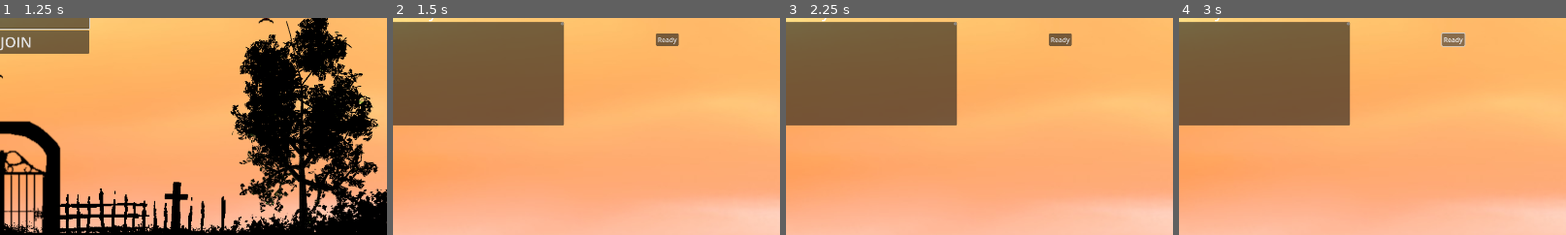
Above: before the commit, frames 1-4 (left to right).
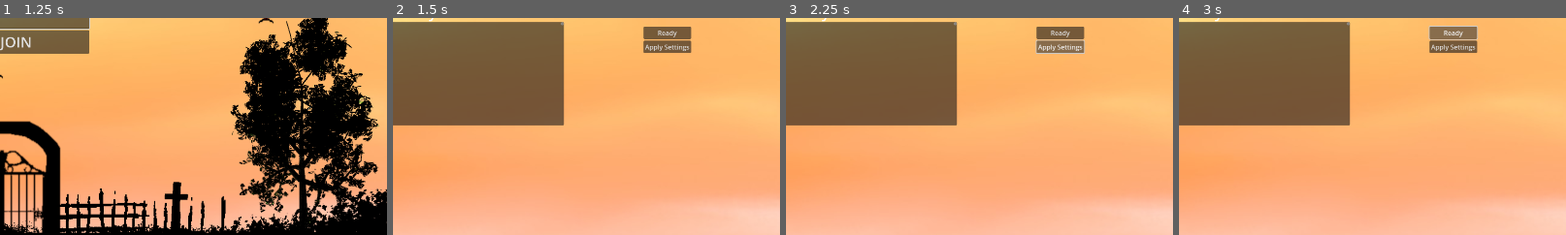
Above: after the commit, the same moments.

Repository: miikapalosaari/werewolfgame
Game: Godot game, scene res://scenes/MainMenu.tscn
Two runs of this game, one before a commit and one after it. Both use one fixed random seed, a clock stepped at 60 frames per second and the inputs below.
Inputs (mouse positions are % of the whole screen's width and height, from its top left):
- Up to frame 1 (1.25 s): click (50, 26) at 0.52 s; type "12" at 0.6 s; click (50, 37) at 0.75 s; type "12" at 0.83 s
- Up to frame 2 (1.5 s): click "JOIN" at 1.25 s
- Up to frame 3 (2.25 s): click (83, 44) at 2 s, where only the run after the commit has a clickable "Apply Settings"
- Up to frame 4 (3 s): click "Ready" at 2.75 s
The pictures show only the part of the screen within x 48-98%, y 37-87%; the shares and areas given below are measured in that part.

Frame 1 is identical in both runs. In frame 2, 1.3% of the frame differs, in the area x 64-78%, y 4-17%; in frame 3, 1.4%; in frame 4, 1.4%.

Commit message:
Lisätty state snapshottiin myös roolit ja roolien määrät, jotta leader pystyy vaihtamaan asetuksia, kuten kuinka monta kutakin roolia jaetaan pelissä. Tehty lobby skriptiin funktio, joka luo jokaiselle ladatulle roolille oman spinboxin, jossa on roolin nimi ja inputfield, jota, muuttamalla valitaan roolien määrä tulevassa pelissä

Diff:
--- a/scenes/LobbyScene.tscn
+++ b/scenes/LobbyScene.tscn
@@ -48,6 +48,10 @@
 layout_mode = 2
 size_flags_vertical = 4
 text = "Ready"
+
+[node name="ApplySettingsButton" type="Button" parent="VBoxContainer"]
+layout_mode = 2
+text = "Apply Settings"
 
 [node name="Panel" type="Panel" parent="."]
 layout_mode = 1
@@ -102,4 +106,12 @@
 layout_mode = 2
 size_flags_horizontal = 3
 
+[node name="RoleSettingsContainer" type="VBoxContainer" parent="."]
+layout_mode = 0
+offset_left = 572.0
+offset_top = 53.0
+offset_right = 612.0
+offset_bottom = 93.0
+
 [connection signal="pressed" from="VBoxContainer/ReadyButton" to="." method="_on_ready_button_pressed"]
+[connection signal="pressed" from="VBoxContainer/ApplySettingsButton" to="." method="_on_apply_settings_button_pressed"]
--- a/scripts/GameManager.gd
+++ b/scripts/GameManager.gd
@@ -17,6 +17,7 @@
 var roles: Dictionary = {}
 var pendingActions: Array = []
 var votes: Dictionary = {}
+var roleCounts: Dictionary = {}
 
 func _ready() -> void:
 	if not OS.has_feature("dedicated_server"):
@@ -65,6 +66,17 @@
 		get_tree().change_scene_to_file("res://scenes/MainScene.tscn")
 	broadcastState()
 
+@rpc("any_peer", "call_remote")
+func updateRoleCounts(newCounts: Dictionary):
+	if multiplayer.get_remote_sender_id() != lobbyLeader:
+		print("Only lobby leader can update role counts")
+		return
+
+	roleCounts = newCounts
+	print("Updated role counts:", roleCounts)
+	broadcastState()
+
+
 func onPlayerConnected(peerID) -> void:
 	print("Player connected (" + str(peerID) + ")")
 	players[peerID] = {
@@ -102,6 +114,8 @@
 		"round": currentRound,
 		"players": players,
 		"leader": lobbyLeader,
+		"roles": roles,
+		"roleCounts": roleCounts,
 		"selfID": peerID
 	}
 
@@ -122,3 +136,6 @@
 	var peerIDs := players.keys()
 	peerIDs.sort()
 	return peerIDs[0]
+
+func assignRoles() -> void:
+	var peerIDs = players.keys()
--- a/scripts/Lobby.gd
+++ b/scripts/Lobby.gd
@@ -1,13 +1,17 @@
 extends Control
 
 @onready var playerList = $Panel/PlayersContainer/ScrollContainer/PlayerList
+@onready var roleSettings = $RoleSettingsContainer
+var localState: Dictionary = {}
 
 func applyState(state: Dictionary):
 	print("Lobby: applyState")
-#
+	localState = state
+
 	if not state.has("players"):
 		return
 	updatePlayerList(state["players"], state.get("leader"))
+	buildRoleSettingsUI(state["roles"])
 
 func updatePlayerList(players: Dictionary, leader_id):
 	# Clear old labels
@@ -32,5 +36,39 @@
 		label.text = data["name"] + " - " + ready_text + leader_text
 		playerList.add_child(label)
 
+func buildRoleSettingsUI(roles: Dictionary):
+	for child in roleSettings.get_children():
+		child.queue_free()
+
+	var counts = localState.get("roleCounts", {})
+
+	for roleID in roles.keys():
+		var row = HBoxContainer.new()
+		row.size_flags_horizontal = Control.SIZE_EXPAND_FILL
+
+		var label = Label.new()
+		label.text = roleID
+		label.size_flags_horizontal = Control.SIZE_EXPAND_FILL
+
+		var input = SpinBox.new()
+		input.min_value = 0
+		input.max_value = 20
+		input.name = roleID
+
+		# Use server value if available
+		input.value = counts.get(roleID, 0)
+
+		row.add_child(label)
+		row.add_child(input)
+		roleSettings.add_child(row)
+
 func _on_ready_button_pressed() -> void:
 	GameManager.rpc_id(1, "playerReady")
+
+func _on_apply_settings_button_pressed() -> void:
+	var newCounts: Dictionary = {}
+	for row in roleSettings.get_children():
+		var inputNode = row.get_child(1)  # SpinBox is second child
+		var roleID = inputNode.name
+		newCounts[roleID] = int(inputNode.value)
+	GameManager.rpc_id(1, "updateRoleCounts", newCounts)
